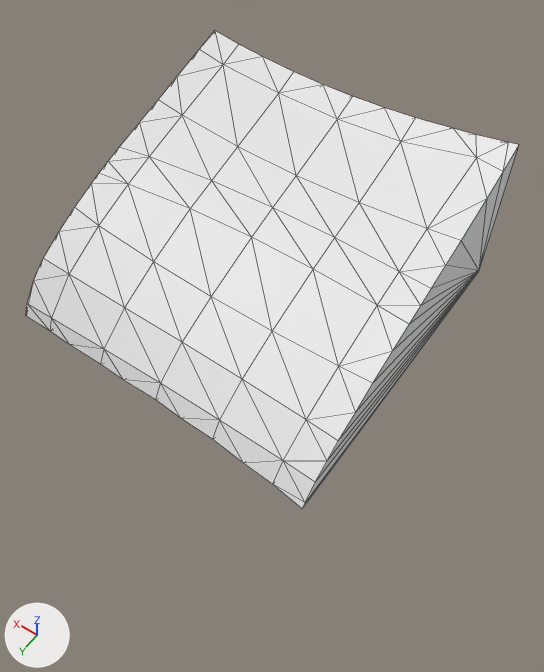
An edit to the glTF model assets/terrain/surface_pieces/surf_21_2.glb, drawn before and after from the same camera.
Both versions are drawn from a camera (50 mm lens) standing at (-7.03, 103.32, -21.47) and looking at (-2.62, 97.16, -31.15). Lighting does not change. The marker at lower left points along +X, +Y and +Z. The first picture is the older version. Mesh edges are drawn as thin lines. Where no turn or scale is listed for an object, it has been applied to the vertices.

In view in the first picture: 'geometry_0'.
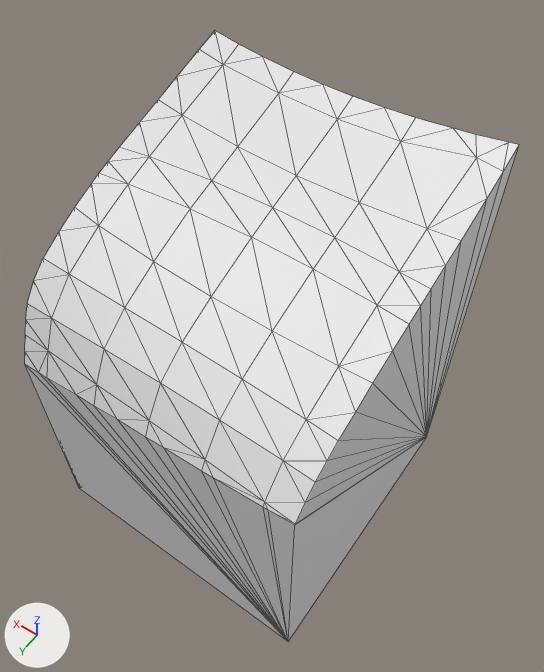
The change, as a list of edits to the scene's bpy script:
```text
Change me_geometry_0:
    used by ob_geometry_0; location = (0.0, 0.0, 0.0)
    remove me_geometry_0.from_pydata(...)  # 88 vertices, 172 faces; spans x -5.0..0.0, y 95.0..99.85, z -30.0..-27.62
    add me_geometry_0.from_pydata(...)  # 101 vertices, 198 faces; spans x -5.0..0.0, y 95.0..100.0, z -35.0..-27.62
    me_geometry_0 part 1
    13 vertices are removed from x -5.0..0.0, y 95.0..99.85, z -30.0
    69 faces are deleted
    26 vertices are added at x -5.0..0.0, y 95.0..100.0, z -35.0..-30.06
    95 new faces join them
```

Pixel boxes (x1, y1, x2, y2) of what changed, in the pictures (544 x 672 px; the box of a moved part takes in the faces that stretch with it):
'geometry_0', reshaped (28% taller): before (26, 31, 519, 509); after (25, 31, 519, 641)
part 1 of me_geometry_0, moved or reshaped: before (26, 146, 519, 509); after (25, 146, 519, 641)
